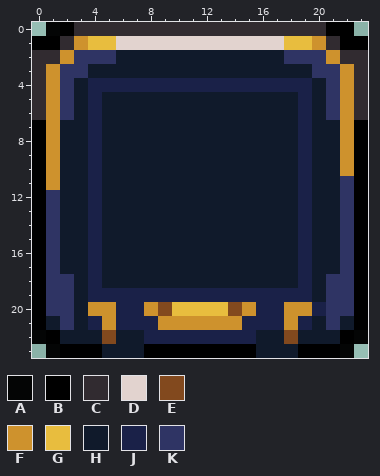
Pixel-art sprite: Assets/Textures/UI/CategoryPanelHot.png. Above: the version before the commit.
The file is 48x48 pixels, drawn in blocks of 2x2; one block is one cell here. Colours within 5 levels of each other are drawn and written as one.
Palette (. is transparent): A #000000f8  B #000000  C #312b30  D #e2d3cf  E #82491e  F #ce922d  G #e8bd3e  H #101a2b  J #1a2148  K #2f3464
Once edited:
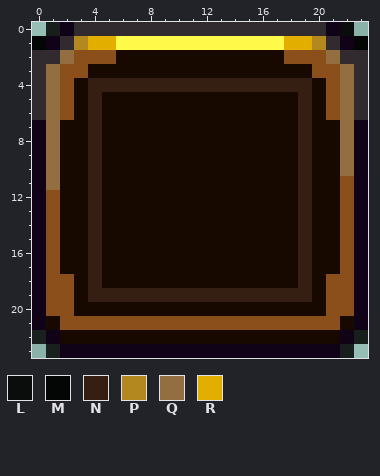
Colours new in this view: L #000000ed  M #000000f8  N #341f12  P #b2881f  Q #926e40  R #e2ae00
Changes in this commit:
colour A: #000000f8 -> #000000d4
colour B: #000000 -> #110317
colour D: #e2d3cf -> #fffa4a
colour H: #101a2b -> #170900
colour K: #2f3464 -> #8b4f1c
y 0: x 22 B -> L
y 1: x 0 B -> M; x 3..5 FGG -> PRR; x 18..20 GGF -> RRP; x 23 B -> M
y 2: x 2 F -> Q; x 21 F -> Q
y 3: x 1 F -> Q; x 22 F -> Q
y 4: x 1 F -> Q; x 4..19 JJJJJJJJJJJJJJJJ -> NNNNNNNNNNNNNNNN; x 22 F -> Q
y 5..10: x 1 F -> Q; x 4 J -> N; x 19 J -> N; x 22 F -> Q
y 11: x 1 F -> Q; x 4 J -> N; x 19 J -> N
y 12..18: x 4 J -> N; x 19 J -> N
y 19: x 4..19 JJJJJJJJJJJJJJJJ -> NNNNNNNNNNNNNNNN
y 20: x 4..20 FFJJFEGGGGEFJJFFJ -> HHHHHHHHHHHHHHHHH
y 21: x 3..20 HJFJJJFFFFFFJJJFJH -> KKKKKKKKKKKKKKKKKK
y 22: x 5 E -> H; x 8..15 JJJJJJJJ -> HHHHHHHH; x 18 E -> H
y 23: x 5..7 HHH -> BBB; x 16..18 HHH -> BBB
